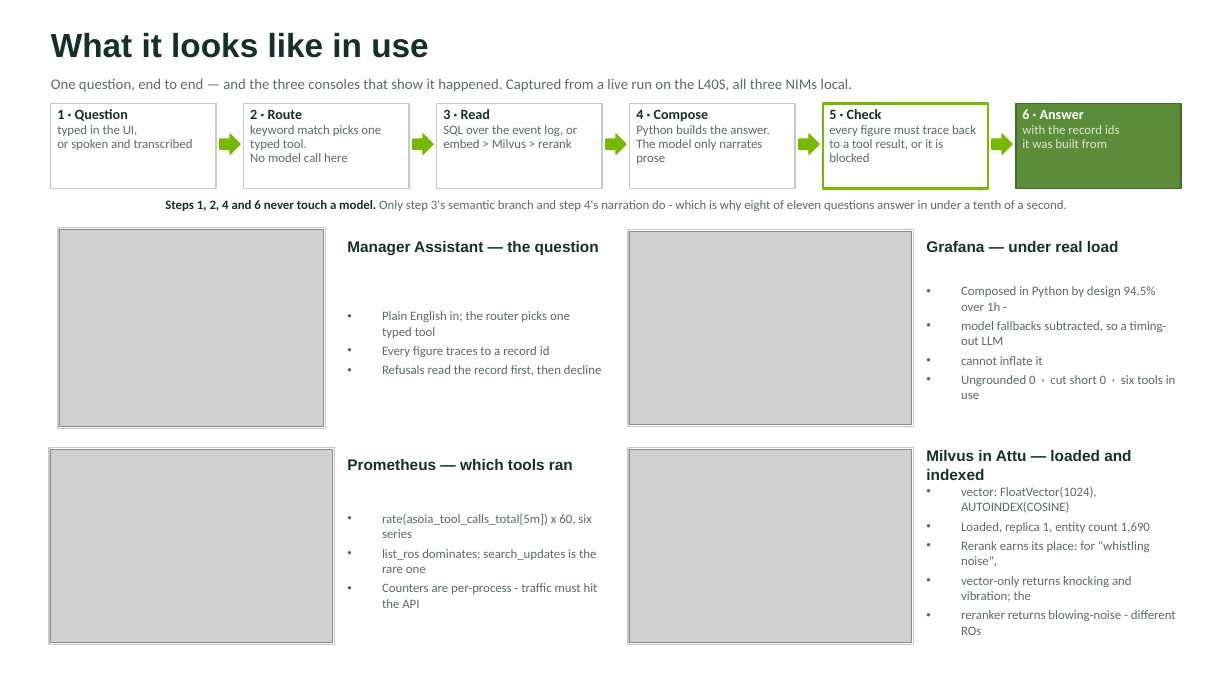
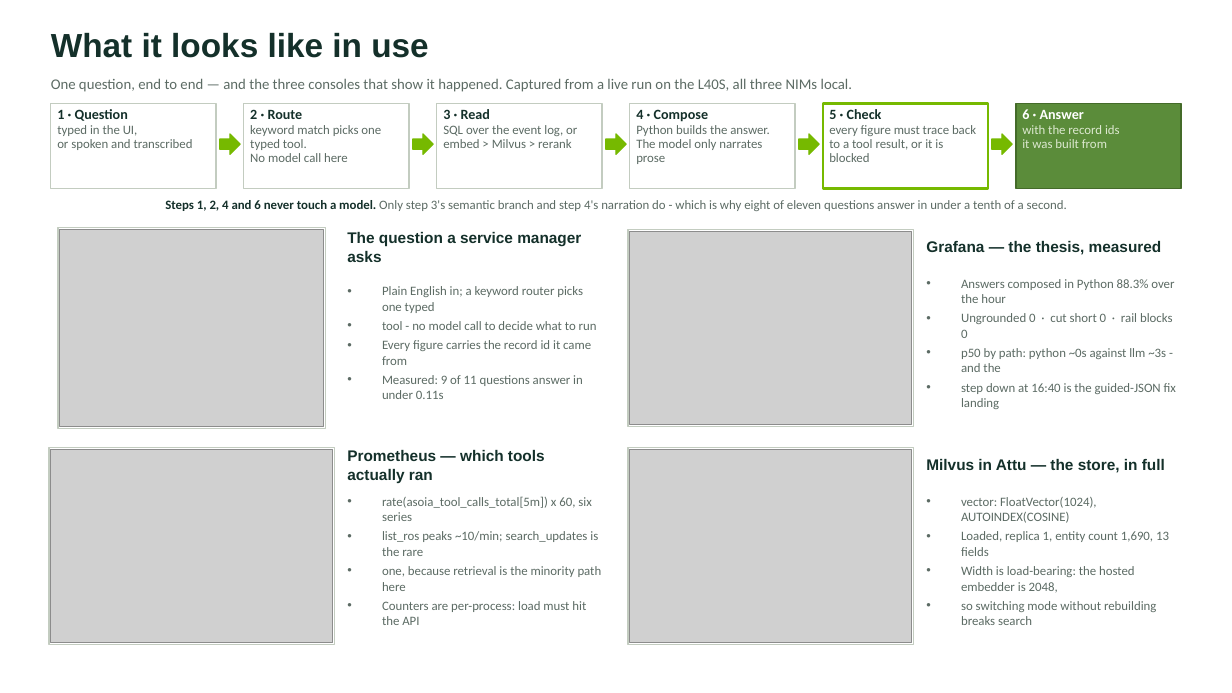
Before and after one commit to RaunakDasgupta/automotive-service-agent, a slide deck: slide 8 of docs/architecture-deck.pptx. Drawn at 1232x693 pixels with LibreOffice and Linux fonts; fonts in the diff are those of the drawing; grey boxes stand for pictures. Boxes give left, top, right and bottom in pixels: in the first picture for what was removed or moved away, otherwise in the second. Text is boxed around its words. In the diff, an @@ line names an element or a change of style, - is before the commit and + after.

```diff
--- a/docs/architecture-deck.pptx
+++ b/docs/architecture-deck.pptx
@@ text at [347, 232, 581, 262]: text changed @@
-Manager Assistant — the question
+The question a service manager asks
@@ text at [926, 241, 1162, 255]: text changed @@
-Grafana — under real load
+Grafana — the thesis, measured
@@ text at [961, 279, 1176, 409]: text changed @@
-• Composed in Python by design 94.5% over 1h -
-• model fallbacks subtracted, so a timing-out LLM
-• cannot inflate it
-• Ungrounded 0 · cut short 0 · six tools in use
+• Answers composed in Python 88.3% over the hour
+• Ungrounded 0 · cut short 0 · rail blocks 0
+• p50 by path: python ~0s against llm ~3s - and the
+• step down at 16:40 is the guided-JSON fix landing
@@ text at [382, 340, 591, 399]: text changed @@
-• Plain English in; the router picks one typed tool
-• Every figure traces to a record id
-• Refusals read the record first, then decline
+• Plain English in; a keyword router picks one typed
+• tool - no model call to decide what to run
+• Every figure carries the record id it came from
+• Measured: 9 of 11 questions answer in under 0.11s
@@ text at [347, 450, 545, 483]: text changed @@
-Prometheus — which tools ran
+Prometheus — which tools actually ran
@@ text at [926, 459, 1165, 473]: text changed @@
-Milvus in Attu — loaded and indexed
+Milvus in Attu — the store, in full
@@ text at [382, 531, 602, 625]: text changed @@
-• list_ros dominates; search_updates is the rare one
-• Counters are per-process - traffic must hit the API
+• list_ros peaks ~10/min; search_updates is the rare
+• one, because retrieval is the minority path here
+• Counters are per-process: load must hit the API
@@ text at [961, 531, 1169, 625]: text changed @@
-• Loaded, replica 1, entity count 1,690
-• Rerank earns its place: for "whistling noise",
-• vector-only returns knocking and vibration; the
-• reranker returns blowing-noise - different ROs
+• Loaded, replica 1, entity count 1,690, 13 fields
+• Width is load-bearing: the hosted embedder is 2048,
+• so switching mode without rebuilding breaks search
```
Also in this commit, not shown: 1 other slide changed, 7 other files.
